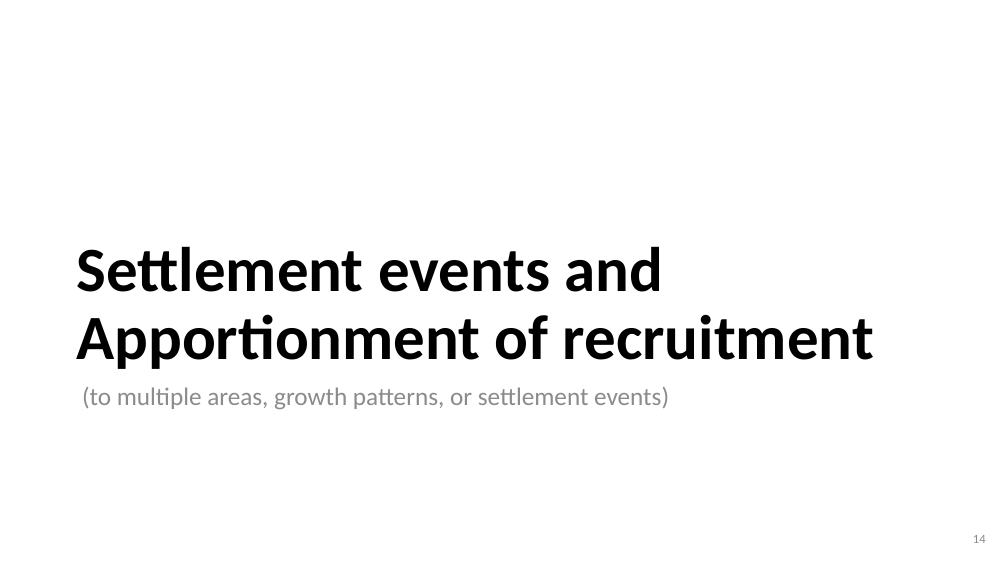
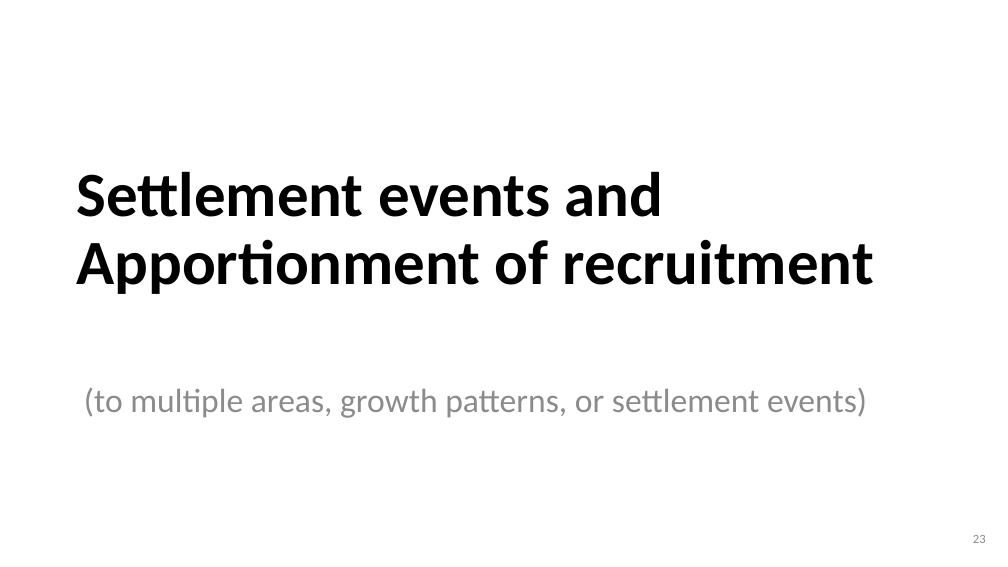
Before and after one commit to iantaylor-NOAA/SSrecruitment, a slide deck: slide 23 of Modeling Recruitment in Stock Synthesis.pptx (slide 14 before the commit). Drawn at 1008x567 pixels with LibreOffice and Linux fonts; fonts in the diff are those of the drawing. Boxes give left, top, right and bottom in pixels: in the first picture for what was removed or moved away, otherwise in the second. Text is boxed around its words. In the diff, an @@ line names an element or a change of style, - is before the commit and + after.

```diff
--- a/Modeling Recruitment in Stock Synthesis.pptx
+++ b/Modeling Recruitment in Stock Synthesis.pptx
@@ title "Settlement events and Apportionment of ...": place and size @@
-title "Settlement events and Apportionment of ..." at box(76, 246, 874, 369)
+title "Settlement events and Apportionment of ..." at box(76, 171, 874, 294)
@@ text "(to multiple areas, growth patterns, ..." at box(84, 388, 867, 418): size 24 to 32 pt @@
@@ page number at box(973, 535, 986, 543): text changed @@
-14
+23
```
Also in this commit, not shown: 8 other slides changed, 11 slides added, 1 slide removed, 1 other file.
